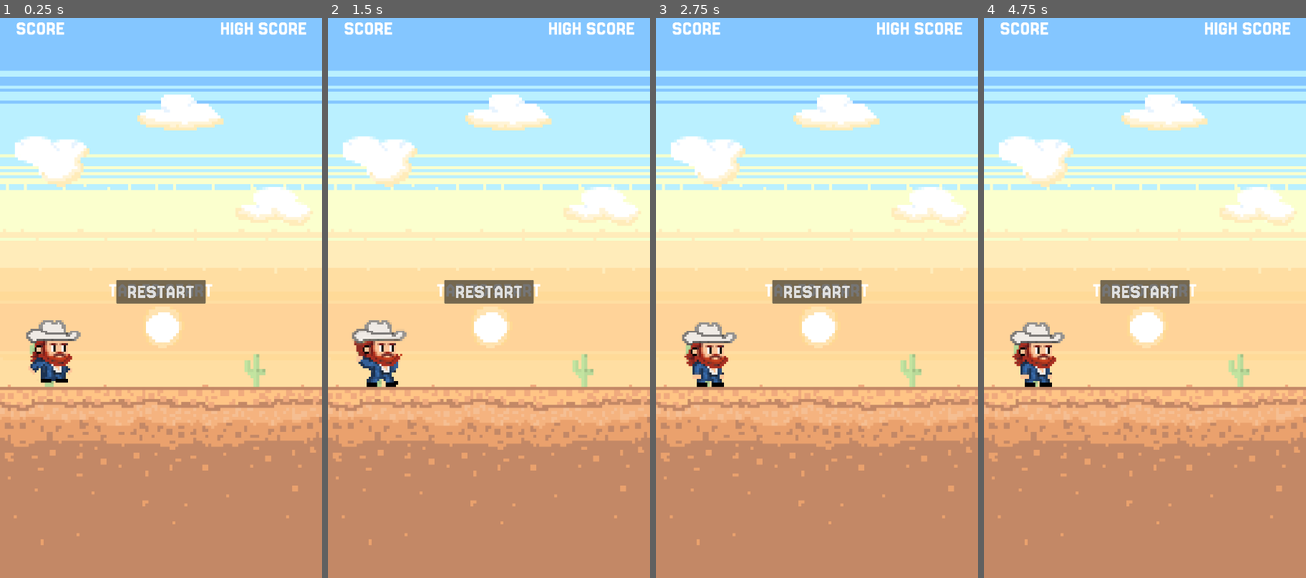
Above: before the commit, frames 1-4 (left to right).
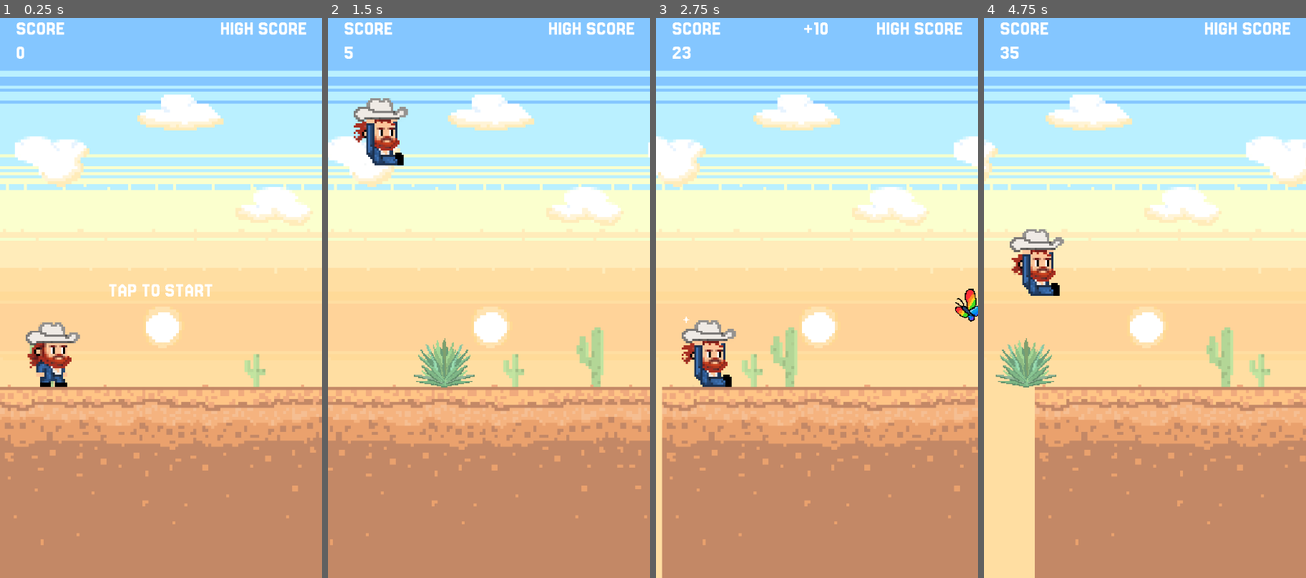
Above: after the commit, the same moments.

Repository: rgomezp/cowboy-game
Game: Godot game, scene res://scenes/main.tscn
Same seed, same stepped clock (60 frames per second), same inputs: the game is played once before the commit and once after it.
Inputs:
- Up to frame 1 (0.25 s): no input
- Up to frame 2 (1.5 s): tap Enter (ui_accept) at 0.5, 0.77, 1.25 s
- Up to frame 3 (2.75 s): tap Enter (ui_accept) at 1.52, 2 s; hold Down (ui_down) from 2.03 s (still down)
- Up to frame 4 (4.75 s): tap Enter (ui_accept) at 2.75, 3.02, 3.5, 3.77, 4.25, 4.52 s; release Down (ui_down) at 2.78 s; hold Down (ui_down) from 4.28 s (still down)

The runs differ from the first frame. In frame 1, 2.2% of the frame differs, in the area x 5-64%, y 5-66%; in frame 2, 12%; in frame 3, 12%; in frame 4, 20%, in the area x 0-100%, y 5-100%.
Error before the commit: Parse Error: Preload file "res://scenes/foes/furry.tscn" does not exist. (res://scenes/main.gd:8)

Commit message:
Adds Troll enemy type
Implements a new enemy type, the Troll, into the game.

Updates the collision handling to include the Troll.
The FoeSpawner now randomly spawns either Furry or Troll.

Diff:
--- a/scenes/CollisionHandler.gd
+++ b/scenes/CollisionHandler.gd
@@ -19,7 +19,7 @@
 
 		# Check for top collision FIRST (before checking destroyed flag) to handle race conditions
 		# If this is a foe, check if player is also overlapping the top collision
-		var is_foe = obstacle.name == "Furry" or (obstacle.get_script() != null and obstacle.get_script().resource_path != null and "furry.gd" in obstacle.get_script().resource_path)
+		var is_foe = obstacle.name == "Furry" or obstacle.name == "Troll" or (obstacle.get_script() != null and obstacle.get_script().resource_path != null and ("furry.gd" in obstacle.get_script().resource_path or "troll.gd" in obstacle.get_script().resource_path))
 		if is_foe and obstacle.has_node("CollisionBoxTop"):
 			var top_collision = obstacle.get_node("CollisionBoxTop")
 			if top_collision is Area2D:
@@ -75,8 +75,8 @@
 	# Check if body is the player
 	var is_player = body == player or body.name == "Player" or body.name == "Player2"
 	if is_player:
-		# Check if this is a foe (has furry.gd script or name is Furry)
-		var is_foe = obstacle.name == "Furry" or (obstacle.get_script() != null and obstacle.get_script().resource_path != null and "furry.gd" in obstacle.get_script().resource_path)
+		# Check if this is a foe (has furry.gd or troll.gd script or name is Furry/Troll)
+		var is_foe = obstacle.name == "Furry" or obstacle.name == "Troll" or (obstacle.get_script() != null and obstacle.get_script().resource_path != null and ("furry.gd" in obstacle.get_script().resource_path or "troll.gd" in obstacle.get_script().resource_path))
 		if is_foe:
 			# Immediately disable main collision BEFORE emitting signal to prevent race condition
 			if obstacle.has_node("CollisionBox"):
--- a/scenes/FoeSpawner.gd
+++ b/scenes/FoeSpawner.gd
@@ -2,13 +2,13 @@
 
 signal foe_spawned(foe: Node)
 
-var foe_scene: PackedScene
+var foe_types: Array[PackedScene]
 var last_foe_distance: int = 0
 var screen_size: Vector2i
 var ground_sprite: Sprite2D
 
-func initialize(foe_scene: PackedScene, screen_size: Vector2i, ground_sprite: Sprite2D):
-	self.foe_scene = foe_scene
+func initialize(foe_scenes: Array[PackedScene], screen_size: Vector2i, ground_sprite: Sprite2D):
+	foe_types = foe_scenes
 	self.screen_size = screen_size
 	self.ground_sprite = ground_sprite
 
@@ -31,7 +31,8 @@
 	return null
 
 func spawn_foe(current_distance: int) -> Node:
-	var foe = foe_scene.instantiate()
+	var foe_type = foe_types[randi() % foe_types.size()]
+	var foe = foe_type.instantiate()
 
 	var foe_sprite = foe.get_node("AnimatedSprite2D")
 	var foe_sprite_frames = foe_sprite.sprite_frames
--- a/scenes/foes/troll/troll.tscn
+++ b/scenes/foes/troll/troll.tscn
@@ -74,10 +74,10 @@
 }]
 
 [sub_resource type="RectangleShape2D" id="RectangleShape2D_bjglj"]
-size = Vector2(89, 245)
+size = Vector2(208, 290.5)
 
 [sub_resource type="RectangleShape2D" id="RectangleShape2D_dk2h7"]
-size = Vector2(77, 13)
+size = Vector2(191.5, 24.5)
 
 [node name="Furry" type="Area2D"]
 script = ExtResource("1_uk6g2")
@@ -85,20 +85,18 @@
 [node name="AnimatedSprite2D" type="AnimatedSprite2D" parent="."]
 texture_filter = 1
 position = Vector2(159, 165)
-scale = Vector2(3, 3)
+scale = Vector2(5, 5)
 sprite_frames = SubResource("SpriteFrames_ktwym")
 animation = &"destroy"
 autoplay = "default"
-frame = 3
-frame_progress = 1.0
 
 [node name="CollisionBox" type="CollisionShape2D" parent="."]
-position = Vector2(153, 175)
+position = Vector2(157, 180.75)
 shape = SubResource("RectangleShape2D_bjglj")
 
 [node name="CollisionBoxTop" type="Area2D" parent="."]
 position = Vector2(155.5, 48)
 
 [node name="CollisionShape2D" type="CollisionShape2D" parent="CollisionBoxTop"]
-position = Vector2(-8, -2.5)
+position = Vector2(9.75, -24.75)
 shape = SubResource("RectangleShape2D_dk2h7")
--- a/scenes/main.gd
+++ b/scenes/main.gd
@@ -5,7 +5,8 @@
 var agave_scene = preload("res://scenes/obstacles/agave.tscn")
 var butterfly_scene = preload("res://scenes/obstacles/butterfly.tscn")
 var coin_scene = preload("res://scenes/items/Coin.tscn")
-var furry_scene = preload("res://scenes/foes/furry.tscn")
+var furry_scene = preload("res://scenes/foes/furry/furry.tscn")
+var troll_scene = preload("res://scenes/foes/troll/troll.tscn")
 
 # Preload manager scripts
 var ScoreManager = preload("res://scenes/ScoreManager.gd")
@@ -92,7 +93,8 @@
 	foe_spawner = FoeSpawner.new()
 	add_child(foe_spawner)
 	foe_spawner.foe_spawned.connect(_on_foe_spawned)
-	foe_spawner.initialize(furry_scene, screen_size, ground_sprite)
+	var foe_types: Array[PackedScene] = [furry_scene, troll_scene]
+	foe_spawner.initialize(foe_types, screen_size, ground_sprite)
 
 	foe_manager = FoeManager.new()
 	add_child(foe_manager)
